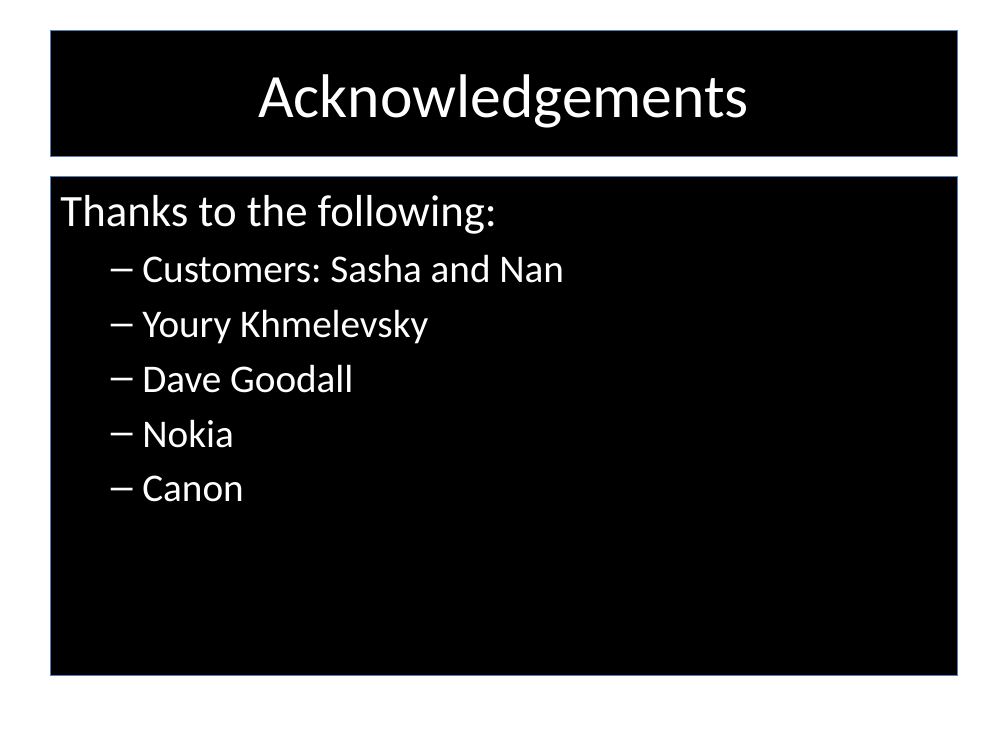
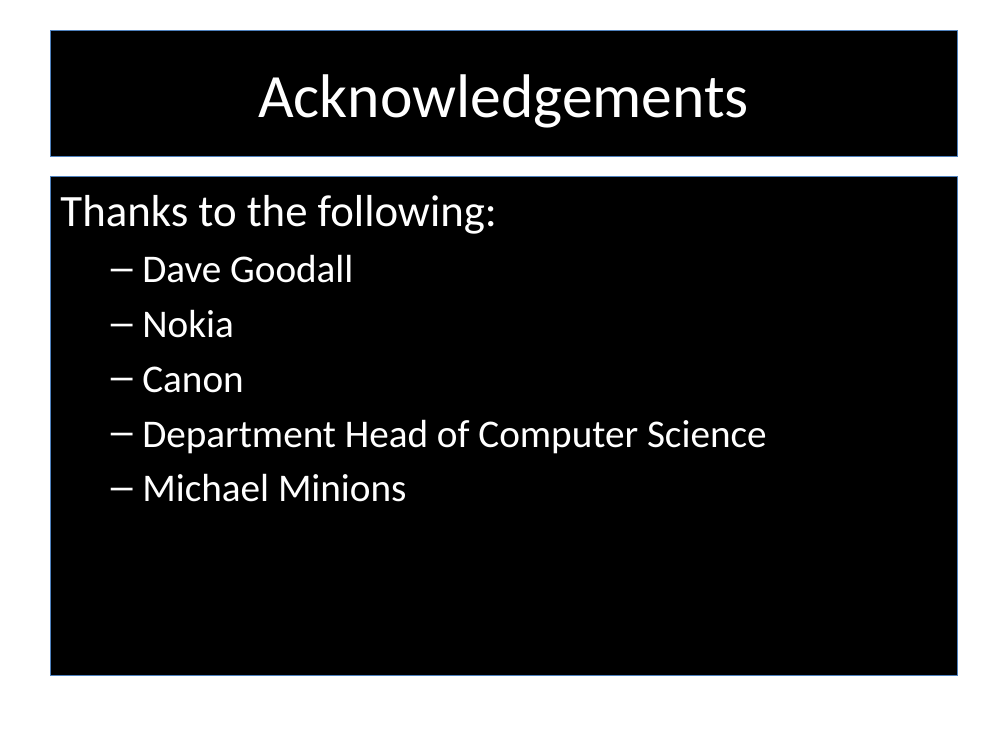
Before and after one commit to RedTeamCOSC470/Documentation, a slide deck: slide 21 of Stargazer_Presentation_Semester2.pptx (slide 24 before the commit). Drawn at 1008x756 pixels with LibreOffice and Linux fonts; fonts in the diff are those of the drawing; background and template pictures are left out. Boxes give left, top, right and bottom in pixels: in the first picture for what was removed or moved away, otherwise in the second. Text is boxed around its words. In the diff, an @@ line names an element or a change of style, - is before the commit and + after.

```diff
--- a/Stargazer_Presentation_Semester2.pptx
+++ b/Stargazer_Presentation_Semester2.pptx
@@ text at bbox=[142, 254, 564, 344]: paragraphs removed @@
-  – Customers: Sasha and Nan
-  – Youry Khmelevsky
@@ text at bbox=[142, 419, 767, 502]: paragraphs added @@
+  – Department Head of Computer Science
+  – Michael Minions
```
Also in this commit, not shown: 10 other slides changed, 8 slides added, 9 slides removed.
